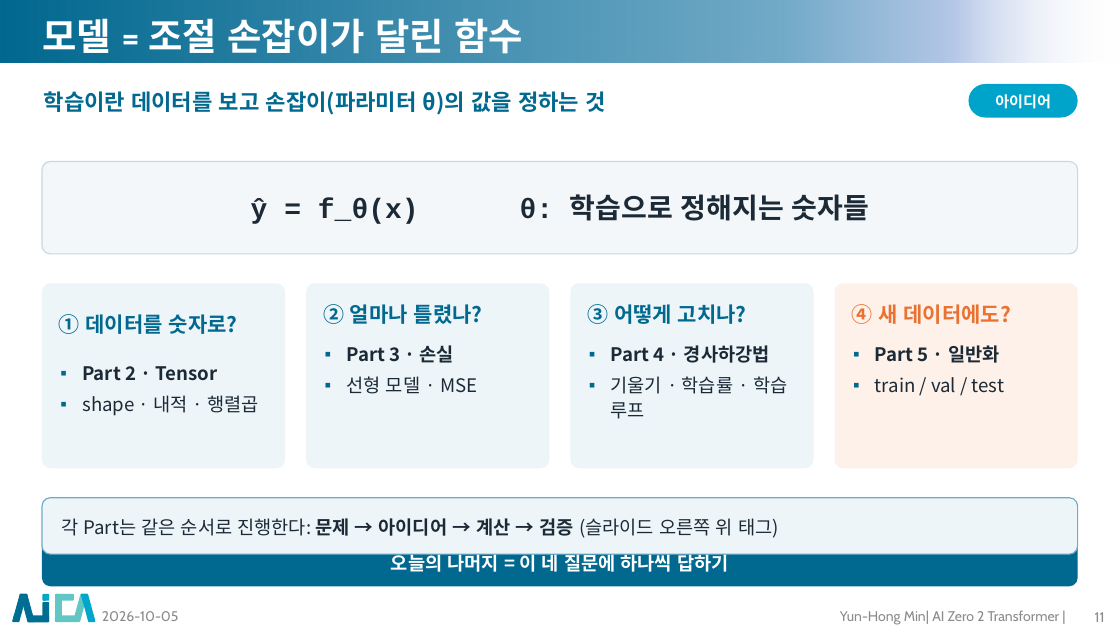
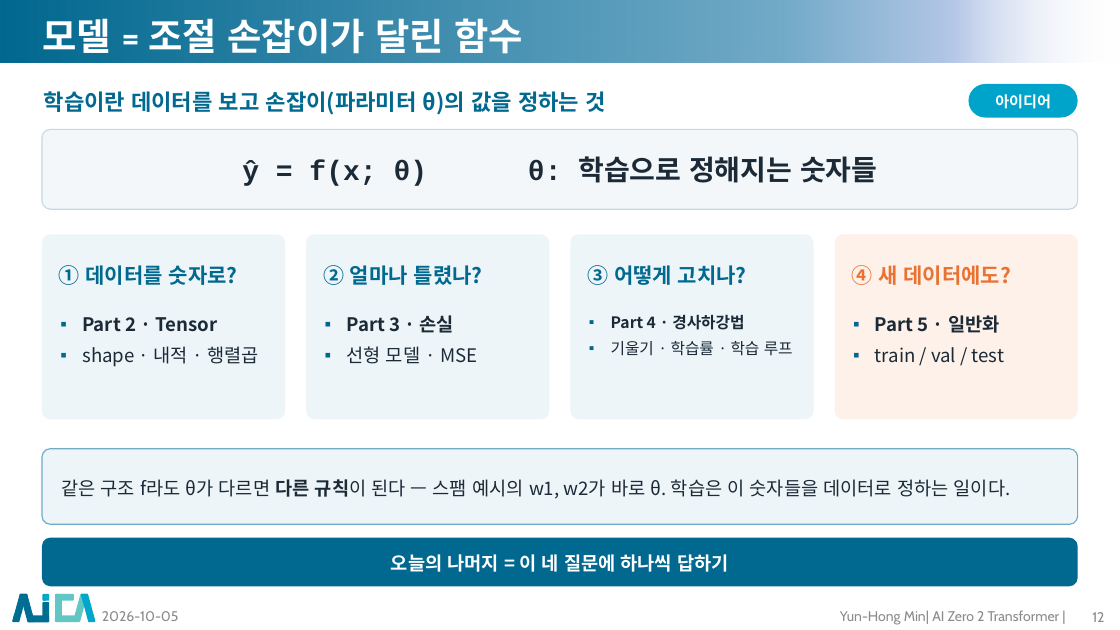
Before and after one commit to myunhh/AI-Zero-2-Transformers, a slide deck: slide 12 of lectures/week01_tensor_and_learning.pptx (slide 11 before the commit). Drawn at 1120x630 pixels with LibreOffice and Linux fonts; fonts in the diff are those of the drawing; background and template pictures are left out. Boxes give left, top, right and bottom in pixels: in the first picture for what was removed or moved away, otherwise in the second. Text is boxed around its words. In the diff, an @@ line names an element or a change of style, - is before the commit and + after.

```diff
--- a/lectures/week01_tensor_and_learning.pptx
+++ b/lectures/week01_tensor_and_learning.pptx
@@ rounded rectangle: place and size @@
-rounded rectangle at [42,161,1078,254]
+rounded rectangle at [42,129,1078,209]
@@ rounded rectangle at [42,129,1078,209]: proportions changed @@
@@ text at [242,156,877,186]: text changed @@
-ŷ = f_θ(x) θ: 학습으로 정해지는 숫자들
+ŷ = f(x; θ) θ: 학습으로 정해지는 숫자들
@@ 4 rounded rectangles, 2 texts: place and size @@
-4 rounded rectangles, 2 texts at [42,283,1079,468]
+4 rounded rectangles, 2 texts at [42,234,1079,419]
@@ text "② 얼마나 틀렸나?": place and size @@
-text "② 얼마나 틀렸나?" at [323,304,483,324]
+text "② 얼마나 틀렸나?" at [323,265,483,285]
@@ text "③ 어떻게 고치나?": place and size @@
-text "③ 어떻게 고치나?" at [587,304,747,324]
+text "③ 어떻게 고치나?" at [587,265,747,285]
@@ text "④ 새 데이터에도?": place and size @@
-text "④ 새 데이터에도?" at [851,304,1010,324]
+text "④ 새 데이터에도?" at [851,265,1010,285]
@@ text "Part 3 · 손실": place and size @@
-text "Part 3 · 손실" at [347,345,477,394]
+text "Part 3 · 손실" at [347,315,477,364]
@@ text "Part 4 · 경사하강법": place and size @@
-text "Part 4 · 경사하강법" at [611,345,787,419]
+text "Part 4 · 경사하강법" at [611,315,793,356]
@@ text "Part 4 · 경사하강법" at [611,315,793,356]: size 16 to 13.5 pt @@
@@ text "Part 5 · 일반화": place and size @@
-text "Part 5 · 일반화" at [875,345,1004,393]
+text "Part 5 · 일반화" at [875,315,1004,363]
@@ rounded rectangle "같은 구조 f라도 θ가 다르면 ..." at [42,449,1078,524]: proportions changed @@
@@ rounded rectangle "같은 구조 f라도 θ가 다르면 ...": place and size @@
-rounded rectangle "같은 구조 f라도 θ가 다르면 ..." at [42,497,1078,554]
+rounded rectangle "같은 구조 f라도 θ가 다르면 ..." at [42,449,1078,524]
@@ text in rounded rectangle at [61,479,1011,499]: text changed @@
-각 Part는 같은 순서로 진행한다: 문제 → 아이디어 → 계산 → 검증 (슬라이드 오른쪽 위 태그)
+같은 구조 f라도 θ가 다르면 다른 규칙이 된다 — 스팸 예시의 w1, w2가 바로 θ. 학습은 이 숫자들을 데이터로 정하는 일이다.
@@ page number at [1092,612,1104,622]: text changed @@
-11
+12
```
Also in this commit, not shown: 31 other slides changed, 10 other files.
